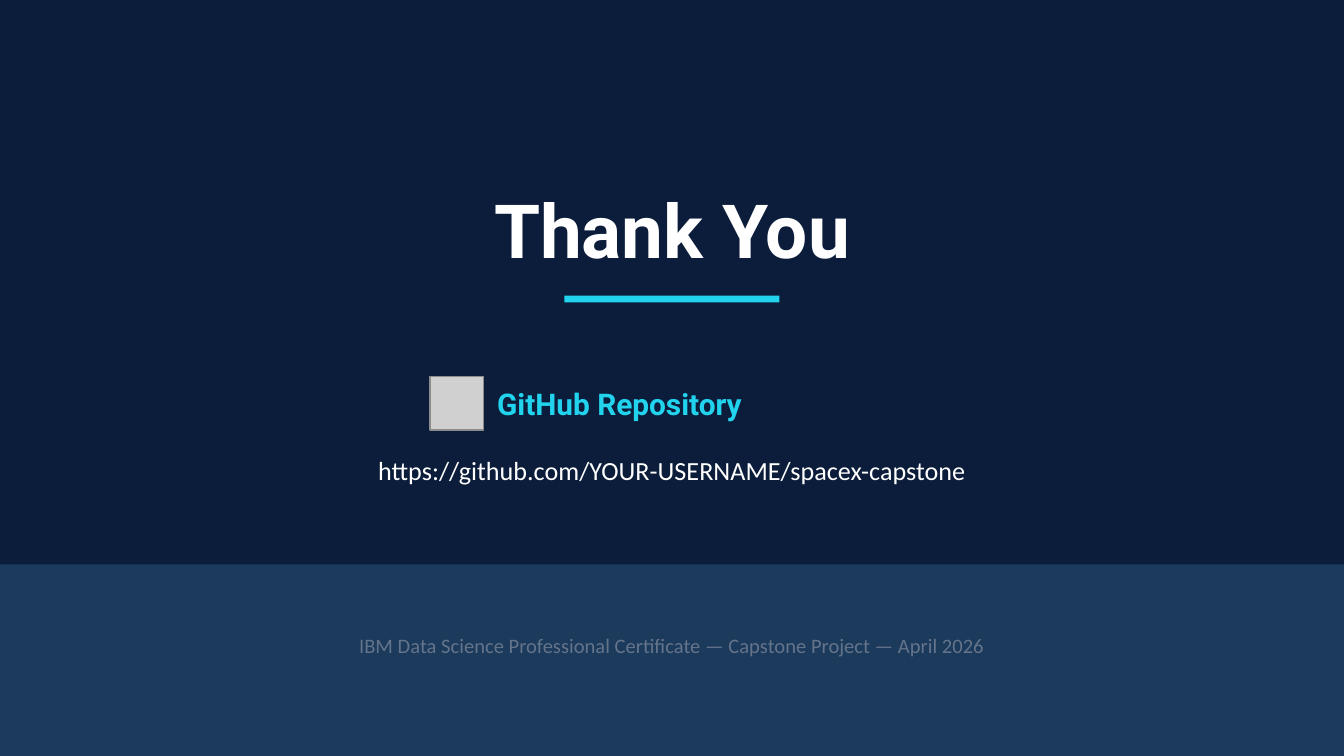
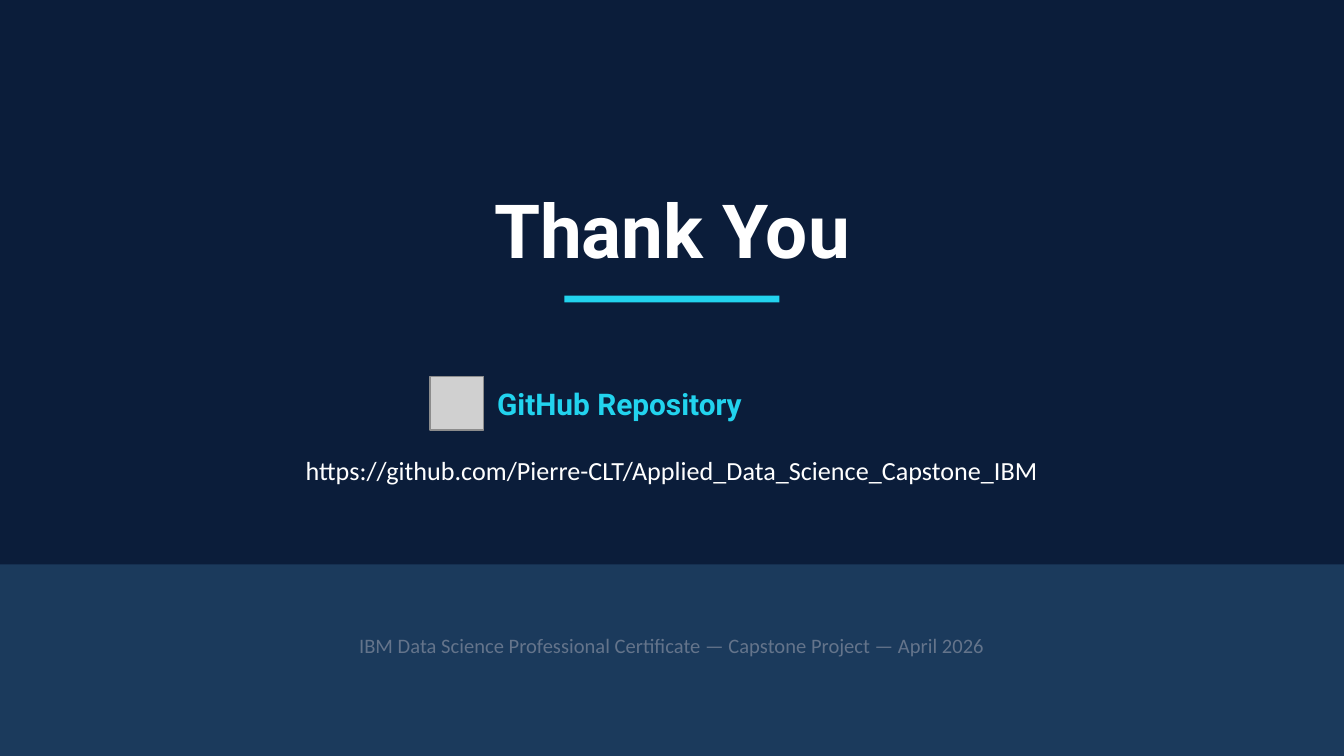
Before and after one commit to Pierre-CLT/Applied_Data_Science_Capstone_IBM, a slide deck: slide 14 of SpaceX_Capstone_Presentation.pptx. Drawn at 1344x756 pixels with LibreOffice and Linux fonts; fonts in the diff are those of the drawing; grey boxes stand for pictures. Boxes give left, top, right and bottom in pixels: in the first picture for what was removed or moved away, otherwise in the second. Text is boxed around its words. In the diff, an @@ line names an element or a change of style, - is before the commit and + after.

```diff
--- a/SpaceX_Capstone_Presentation.pptx
+++ b/SpaceX_Capstone_Presentation.pptx
@@ text at (x1=306, y1=462, x2=1038, y2=485): text changed @@
-https://github.com/YOUR-USERNAME/spacex-capstone
+https://github.com/Pierre-CLT/Applied_Data_Science_Capstone_IBM
```
Also in this commit, not shown: 2 other slides changed.
